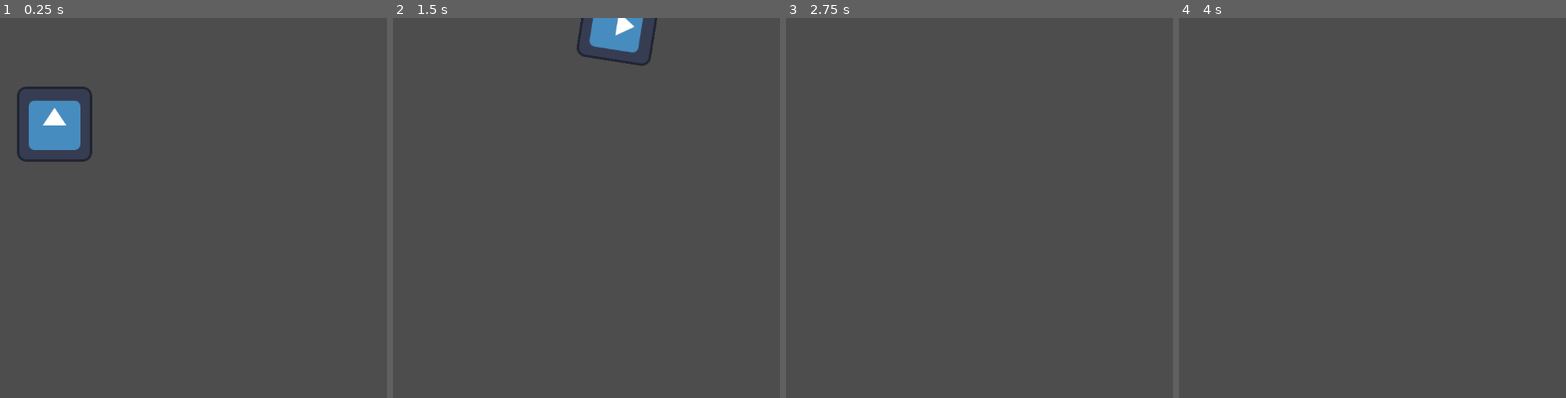
Above: before the commit, frames 1-4 (left to right).
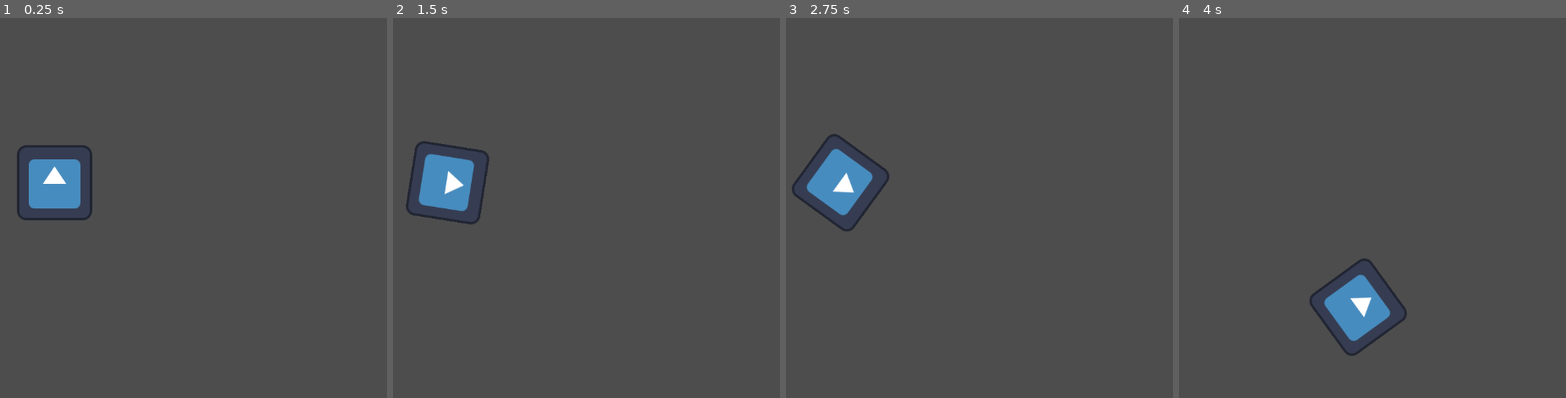
Above: after the commit, the same moments.

Repository: marleeeeeey/godot_exmples
Game: Godot game, scene res://sprite_2d.tscn
The game is run twice, just before and just after one commit, with the same random seed, the same clock (stepped at 60 frames per second) and the same inputs. The engine's default icon, where the game draws it, is replaced by a stand-in: a white triangle on a blue panel in a dark square.
Inputs:
- Up to frame 1 (0.25 s): no input
- Up to frame 2 (1.5 s): hold Right (ui_right) 0.53-1.28 s; hold Left (ui_left) from 1.28 s (still down)
- Up to frame 3 (2.75 s): release Left (ui_left) at 2.03 s; hold Right (ui_right) from 2.03 s (still down)
- Up to frame 4 (4 s): release Right (ui_right) at 2.78 s; hold Up (ui_up) 2.78-3.53 s; hold Left (ui_left) from 3.53 s (still down)

The runs differ from the first frame. In frame 1, 4.2% of the frame differs, in the area x 4-24%, y 18-54%; in frame 2, 3.6%; in frame 3, 2.3%; in frame 4, 2.3%.

Commit message:
Move the sprite on UP key

Diff:
--- a/step_by_step_002/Sprite2D.gd
+++ b/step_by_step_002/Sprite2D.gd
@@ -7,6 +7,8 @@
 	print("Hello, world")
 
 func _process(delta: float) -> void:
+
+	# Calculate the rotation
 	var direction = 0
 	if Input.is_action_pressed("ui_left"):
 		direction = -1
@@ -14,5 +16,10 @@
 		direction = 1
 	rotation += direction * angular_speed * delta
 
-	var velocity = Vector2.UP.rotated(rotation) * speed
+	# Calculate the velocity
+	var velocity = Vector2.ZERO
+	if Input.is_action_pressed("ui_up"):
+		velocity += Vector2.UP.rotated(rotation) * speed
+
+	# Move the sprite
 	position += velocity * delta
